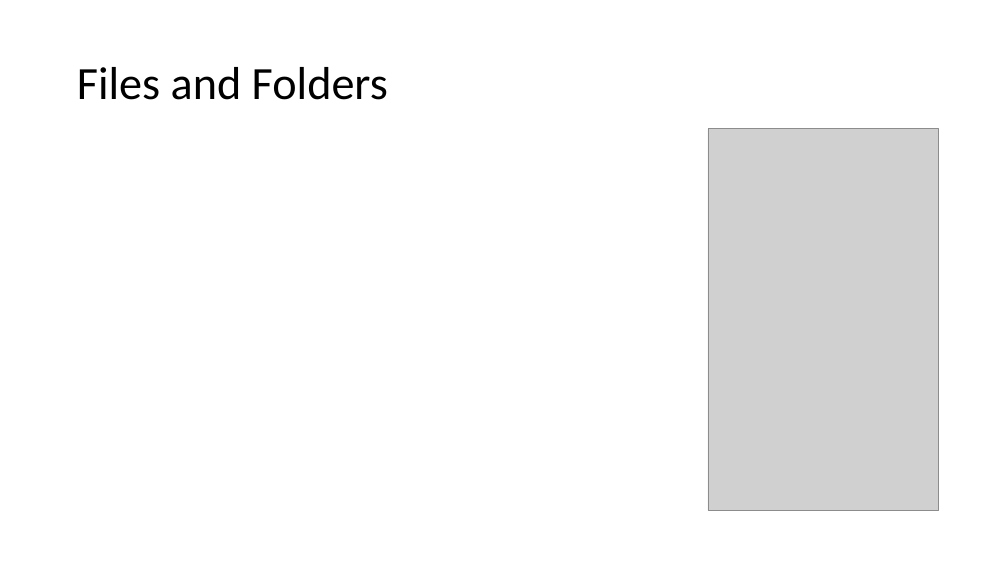
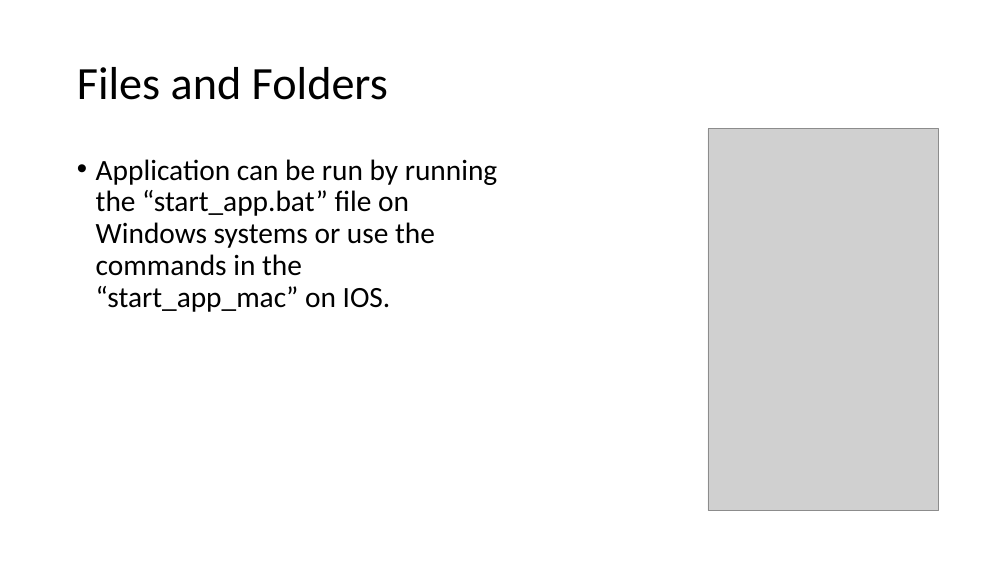
Before and after one commit to jkunnas58/dat250_netbank_fall_2020, a slide deck: slide 5 of Project_report_group_9.pptx (slide 4 before the commit). Drawn at 1008x567 pixels with LibreOffice and Linux fonts; fonts in the diff are those of the drawing; grey boxes stand for pictures. Boxes give left, top, right and bottom in pixels: in the first picture for what was removed or moved away, otherwise in the second. Text is boxed around its words. In the diff, an @@ line names an element or a change of style, - is before the commit and + after.

```diff
--- a/Project_report_group_9.pptx
+++ b/Project_report_group_9.pptx
@@ text added at (96,159,497,312), 28 pt, text #000000 @@
+• Application can be run by running the “start_app.bat” file on Windows systems or use the commands in the “start_app_mac” on IOS.
```
Also in this commit, not shown: 9 other slides changed, 2 slides added, 1 slide removed, 1 other file.
